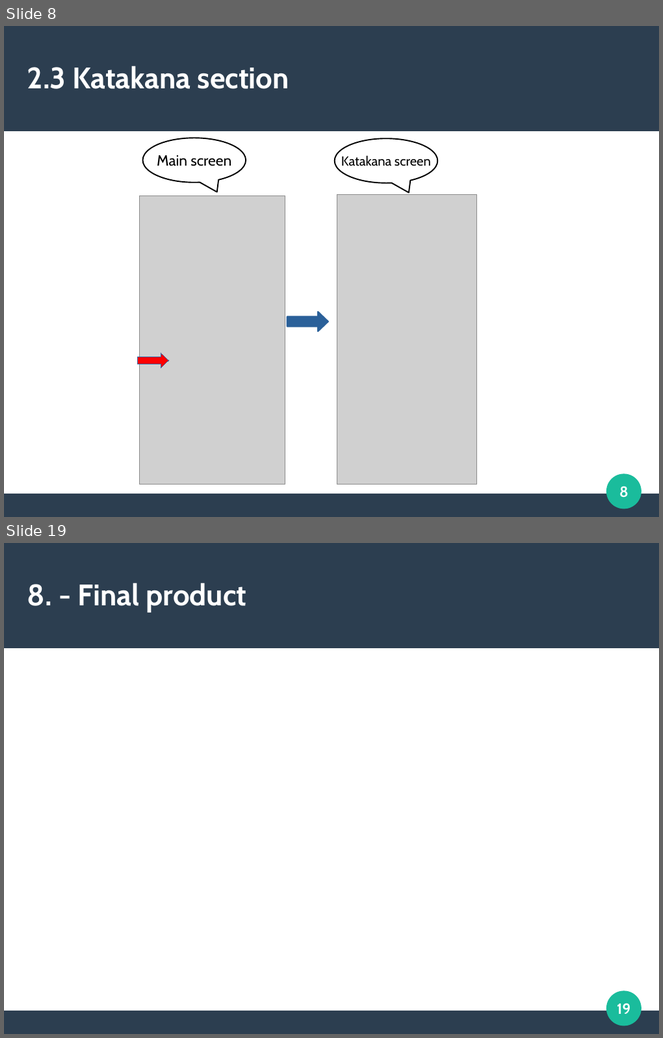
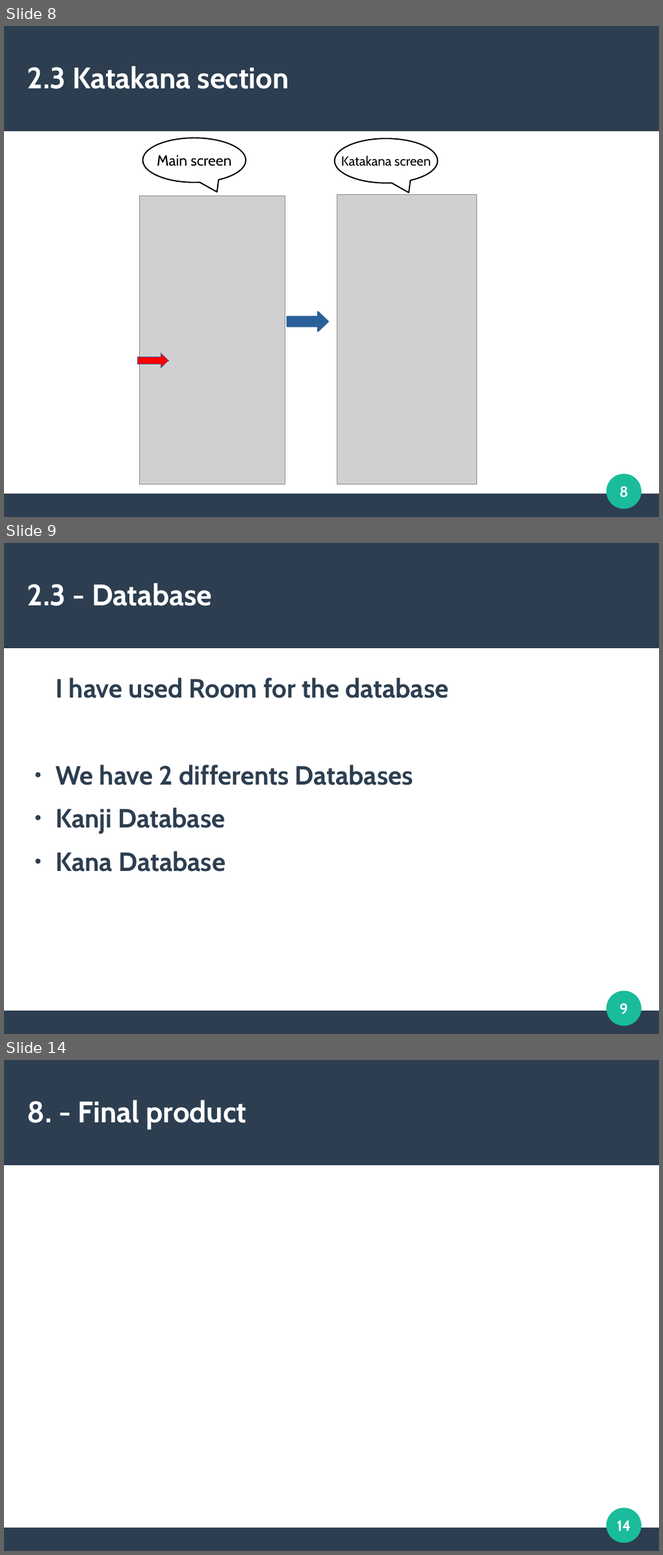
Before and after one commit to sergioparamo/kanjistudy, a slide deck: description/KanjiStudyPresentation.odp. Shown one above the other, each under a label of ours: slides 8 and 19 before the commit, slides 8, 9 and 14 after it; the slides between them are not shown. The pictures are 663x1038 and 663x1555 pixels, drawn with LibreOffice and Linux fonts; fonts in the diff are those of the drawing; grey boxes stand for pictures. Boxes give left, top, right and bottom in pixels: in the first picture for what was removed or moved away, otherwise in the second. Text is boxed around its words. In the diff, an @@ line names an element or a change of style, - is before the commit and + after.

```diff
--- a/description/KanjiStudyPresentation.odp
+++ b/description/KanjiStudyPresentation.odp
@@ slide 9 added at [4, 543, 659, 1034], background #FFFFFF; not listed: 3 template elements that a slide beside it also shows @@
@@ title added at [27, 583, 212, 606], 36 pt, text #FFFFFF, bold @@
+2.3 - Database
@@ text added at [55, 678, 449, 872], 32 pt, text #2C3E50, bold @@
+I have used Room for the database
+● We have 2 differents Databases
+● Kanji Database
+● Kana Database
@@ page number added at [620, 1003, 628, 1014], 18 pt, text #FFFFFF, bold @@
+9
@@ what was slide 19 is now slide 14 @@
@@ page number at [617, 1521, 631, 1531]: text changed @@
-19
+14
```
Also in this commit, not shown: 3 slides changed, 2 other slides added, 8 slides removed, 9 other files.
